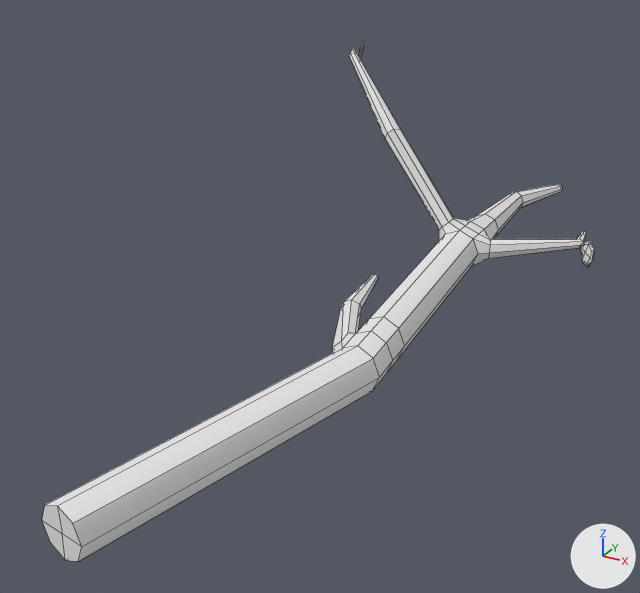
The OBJ model Puddle/Assets/Final Assets/stick.obj, before and after one commit.
One viewpoint serves both versions: a 50 mm camera at (6.73, -19.41, 7.55) aimed at (-1.4, -4.62, 0.16). The axes (+X, +Y, +Z) are drawn at lower right. The lights are the same throughout. Mesh edges are drawn as thin lines. Where no turn or scale is listed for an object, it has been applied to the vertices.

Objects in the first picture: 'stick'.
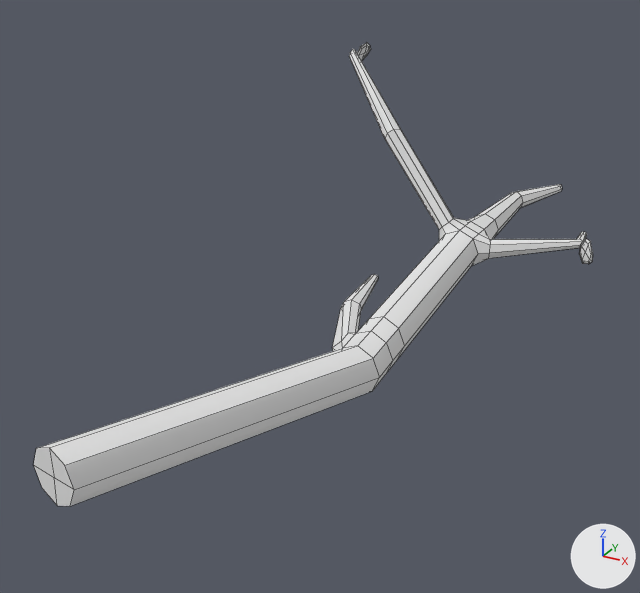
The edits, one by one:
me_stick is used by ob_stick; location (0.0, 0.0, 0.0).
me_stick had 206 vertices, 200 faces and spanned x -4.3..3.0, y -12.8..6.1, z -0.5..4.2.
me_stick now has 206 vertices, 200 faces and spans x -4.2..3.0, y -12.8..6.1, z -0.5..4.2.
me_stick part 1: the loose piece of 26 vertices spanning x -4.3..-3.8, y 2.0..3.0, z 3.7..4.2 is scaled about its middle by (-0.299, -1.1, -0.889), then moved by (0.0, 0.2, 0.0).
Part 2, on me_stick:
1 vertex is removed from x 2.8, y 0.7, z -0.1.
6 faces are deleted.
3 vertices in x 2.6..2.9, y 0.6..1.4, z -0.2..0.1 move by (0.0, 0.0, 0.1).
5 vertices move from x 2.5..3.0, y 0.7..1.4, z -0.1..0.2 to x 2.5..3.0, y 0.7..1.4, z -0.2..0.2.
1 vertex is added at (2.9, 0.7, -0.1).
6 new faces join them.
Part 3, on me_stick:
5 vertices are removed from x -1.1..-0.5, y -12.8..-12.7, z -0.4..0.3.
12 faces are deleted.
3 vertices in x -1.2..-0.4, y -12.8..-12.7, z 0.0 move by (0.0, 0.0, 0.9).
5 vertices are added at (-1.1, -12.7, 0.6), (-0.5, -12.8, 0.6), (-0.8, -12.8, 1.3), (-1.1, -12.7, 1.2), (-0.5, -12.8, 1.2).
12 new faces join them.
me_stick no longer uses material mat_lambert2sg (white #e7e7e7).

Pixel boxes (x1, y1, x2, y2) of what changed, in the pictures (640 x 593 px; the box of a moved part takes in the faces that stretch with it):
'stick', reshaped (11% shorter)
    before: (42, 42, 594, 562)
    after: (33, 42, 593, 506)
part 1 of me_stick, moved or reshaped
    before: (359, 42, 364, 59)
    after: (357, 42, 371, 61)
part 2 of me_stick, moved or reshaped
    before: (580, 241, 594, 267)
    after: (579, 238, 593, 264)
part 3 of me_stick, moved or reshaped
    before: (42, 346, 379, 562)
    after: (33, 346, 379, 506)
